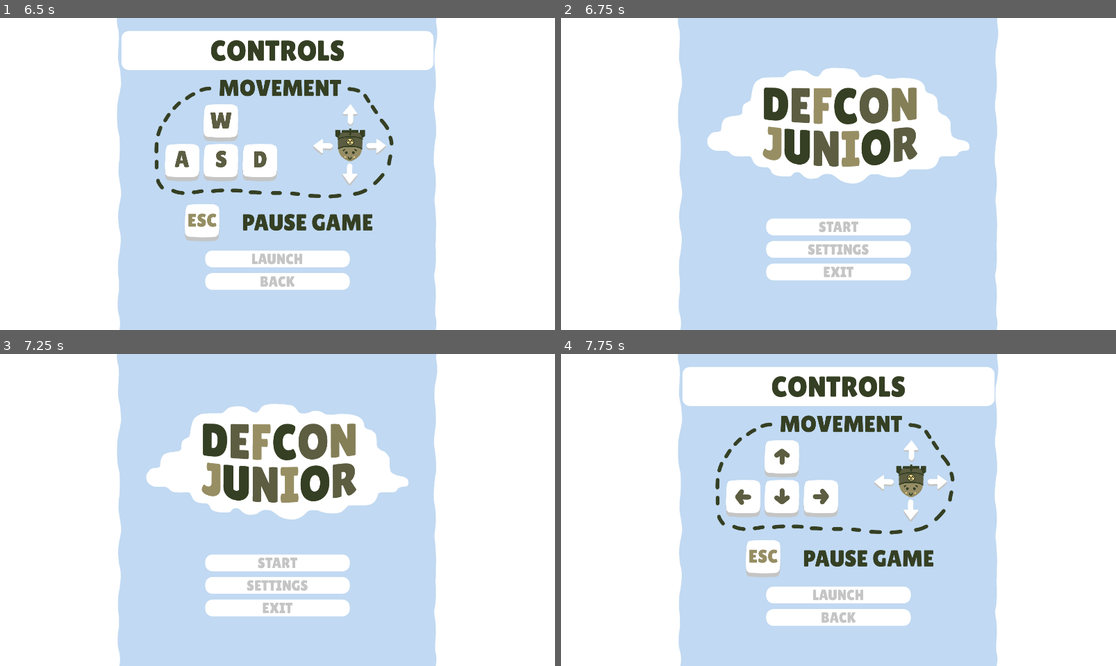
Above: before the commit, frames 1-4 (two rows, left to right).
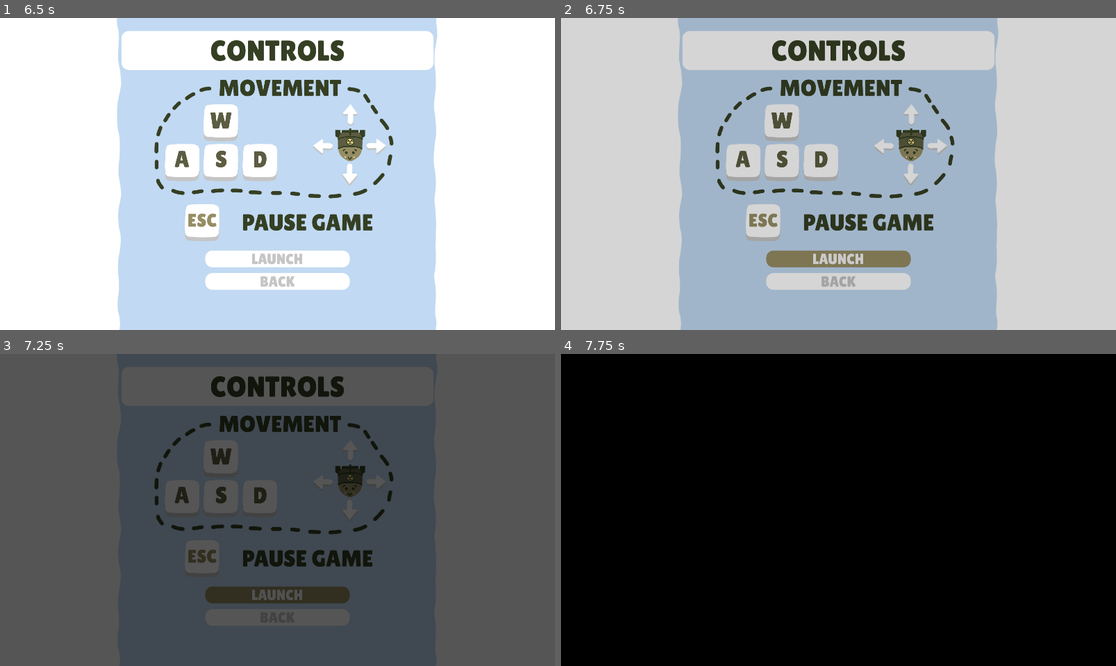
Above: after the commit, the same moments.

Repository: Hangover-Sunshine/DEFCON-JUNIOR
Game: Godot game, scene res://scenes/MainScene.tscn
Same seed, same stepped clock (60 frames per second), same inputs: the game is played once before the commit and once after it.
Inputs (mouse positions are in pixels of both pictures, inside the frame that each line leads up to):
- Up to frame 1 (6.5 s): hold D (right) 0.53-1.28 s; tap Shift (dash) at 0.6, 2.85, 5.1 s; hold S (down) 1.28-2.03 s; tap Space (fire) at 1.35, 3.5 s; tap Enter at 2, 4.25, 5 s; hold D (right) 2.03-2.78 s; tap Q (shield) at 2.1, 4.35 s; hold W (up) 2.78-3.53 s; hold Space (fire) 3.53-4.28 s; hold A (left) 3.53-5.03 s; hold S (down) 5.03-5.75 s; click "START" at 5.75 s
- Up to frame 2 (6.75 s): click "LAUNCH" at 6.5 s
- Up to frame 3 (7.25 s): no input
- Up to frame 4 (7.75 s): click (838, 563) at 7.25 s, where only the run before the commit has a clickable "START"

Frame 1 is identical in both runs. In frame 2, 100% of the frame differs, in the area x 0-100%, y 0-100%; in frame 3, 100%; in frame 4, 100%.

Commit message:
Update hub_menu.gd

Diff:
--- a/scripts/menus/hub_menu.gd
+++ b/scripts/menus/hub_menu.gd
@@ -25,7 +25,7 @@
 func _input(event):
 	if event.is_pressed() and menu_warning.visible == true:
 		animplayer.play("ToSplash")
-	elif event.is_pressed() and to_main_ready == true:
+	elif event.is_pressed() and to_main_ready == true and menu_splash.visible == true:
 		animplayer.play("ToMain")
 
 func _on_hub_menu_anim_player_animation_finished(anim_name):
